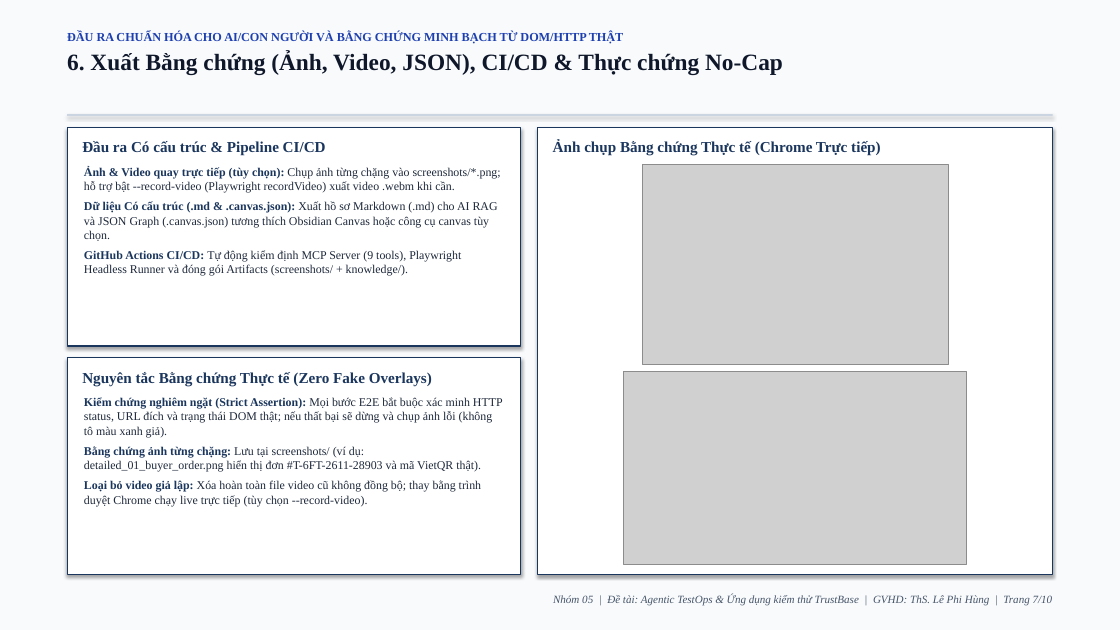
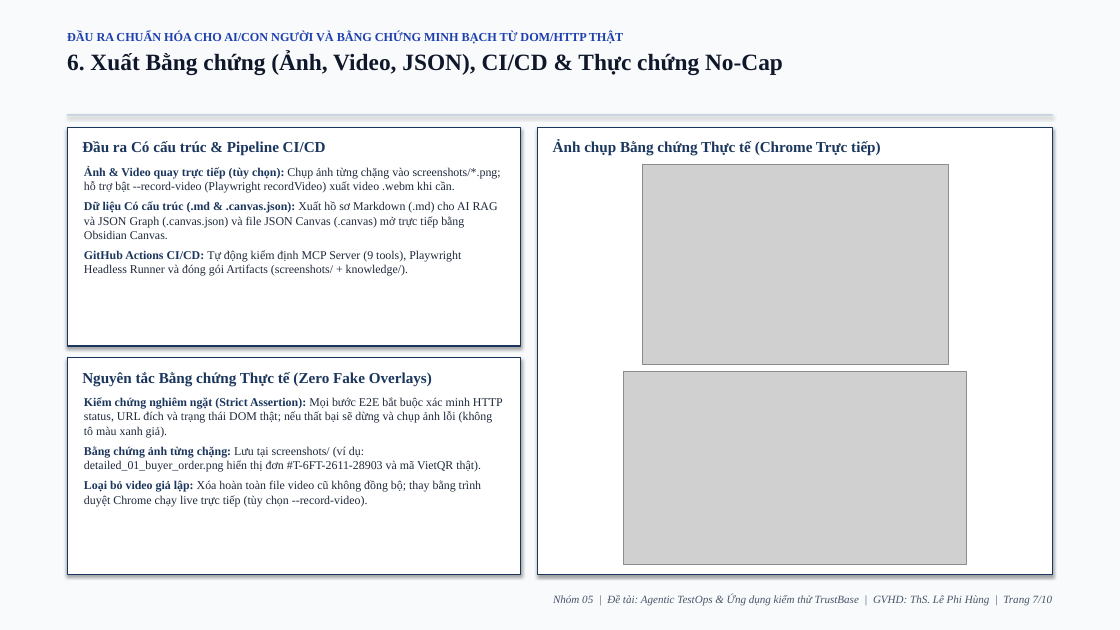
Before and after one commit to justpassingByte/agentic-test-ops, a slide deck: slide 7 of Nhom05_AgenticTestOps_ThuyetTrinh.pptx. Drawn at 1120x630 pixels with LibreOffice and Linux fonts; fonts in the diff are those of the drawing; grey boxes stand for pictures. Boxes give left, top, right and bottom in pixels: in the first picture for what was removed or moved away, otherwise in the second. Text is boxed around its words. In the diff, an @@ line names an element or a change of style, - is before the commit and + after.

```diff
--- a/Nhom05_AgenticTestOps_ThuyetTrinh.pptx
+++ b/Nhom05_AgenticTestOps_ThuyetTrinh.pptx
@@ text at bbox=[84, 201, 498, 239]: text changed @@
-Dữ liệu Có cấu trúc (.md & .canvas.json): Xuất hồ sơ Markdown (.md) cho AI RAG và JSON Graph (.canvas.json) tương thích Obsidian Canvas hoặc công cụ canvas tùy chọn.
+Dữ liệu Có cấu trúc (.md & .canvas.json): Xuất hồ sơ Markdown (.md) cho AI RAG và JSON Graph (.canvas.json) và file JSON Canvas (.canvas) mở trực tiếp bằng Obsidian Canvas.
```
Also in this commit, not shown: 6 other slides changed, 10 other files.
